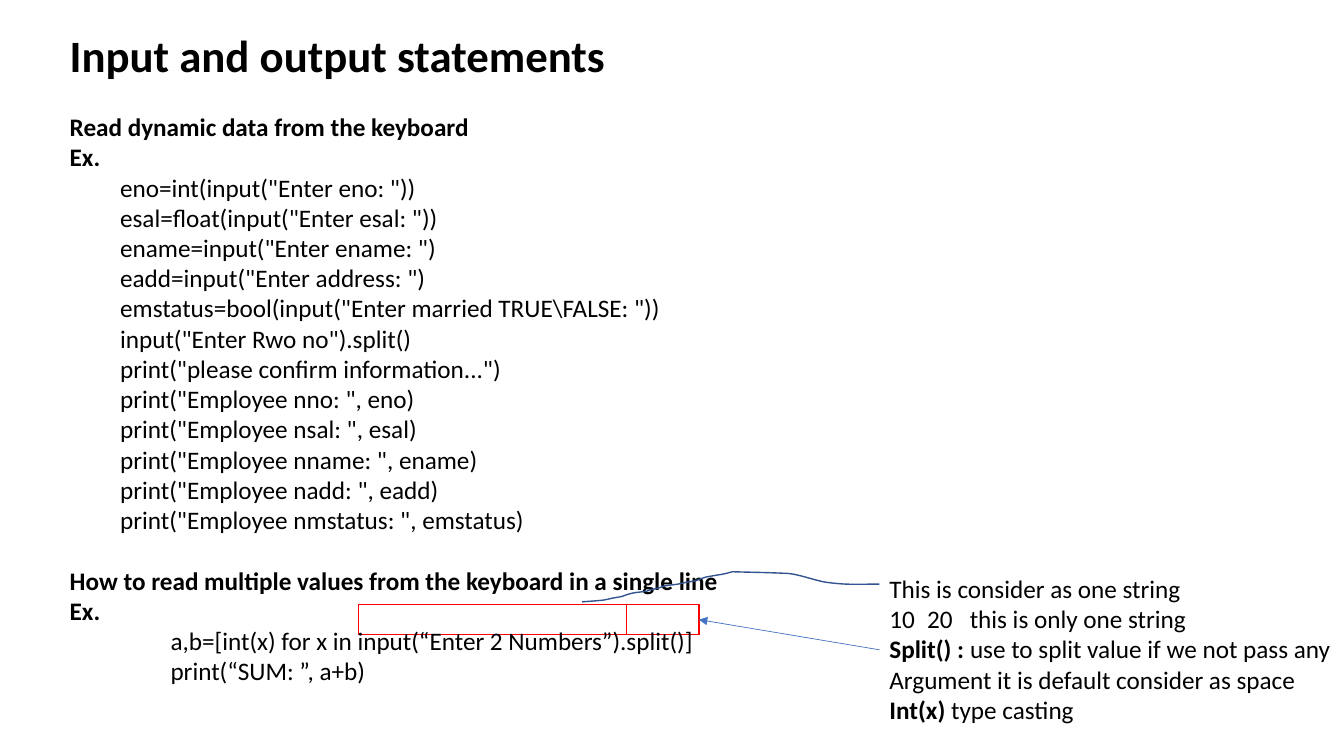
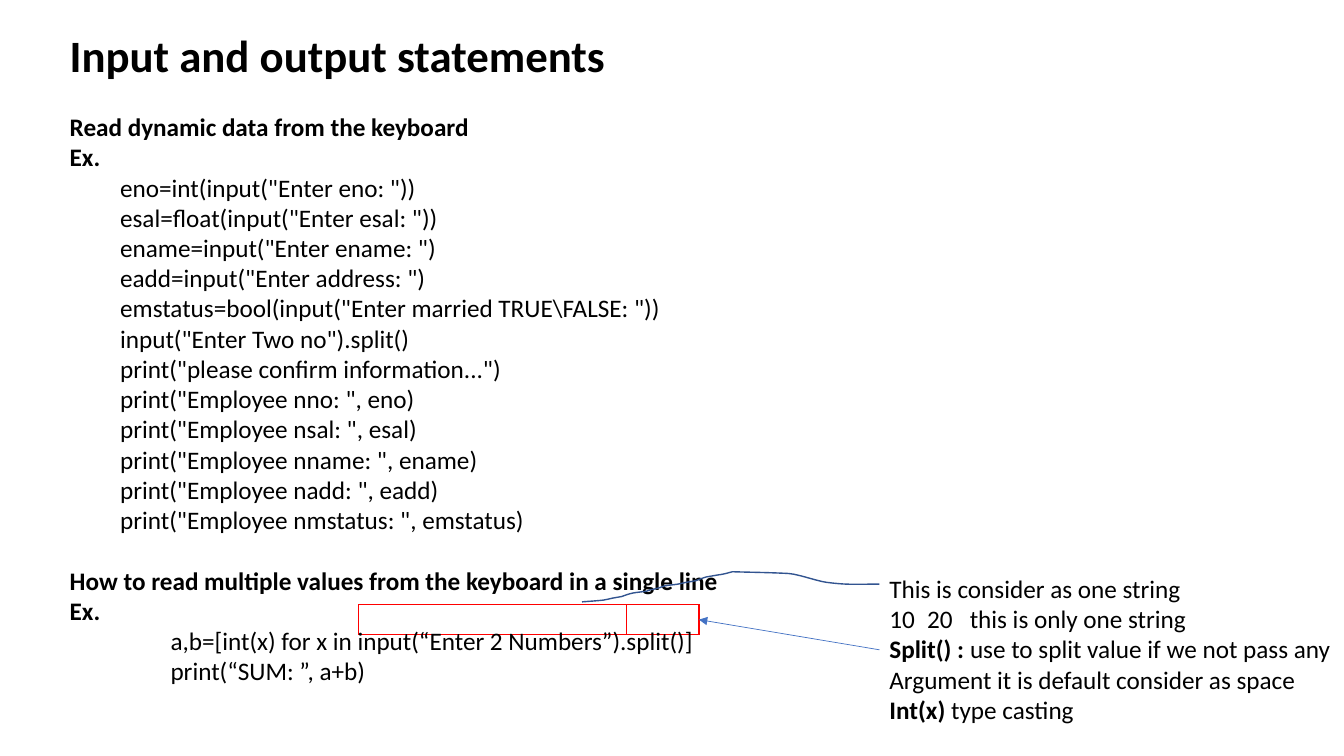
Before and after one commit to rohitb13/notes, a slide deck: slide 9 of Python Learning Material/Python_Session_2.pptx. Drawn at 1344x756 pixels with LibreOffice and Linux fonts; fonts in the diff are those of the drawing. Boxes give left, top, right and bottom in pixels: in the first picture for what was removed or moved away, otherwise in the second. Text is boxed around its words. In the diff, an @@ line names an element or a change of style, - is before the commit and + after.

```diff
--- a/Python Learning Material/Python_Session_2.pptx
+++ b/Python Learning Material/Python_Session_2.pptx
@@ text at (x1=120, y1=329, x2=409, y2=352): text changed @@
-  input("Enter Rwo no").split()
+  input("Enter Two no").split()
```
Also in this commit, not shown: 1 other slide changed, 10 other files.
